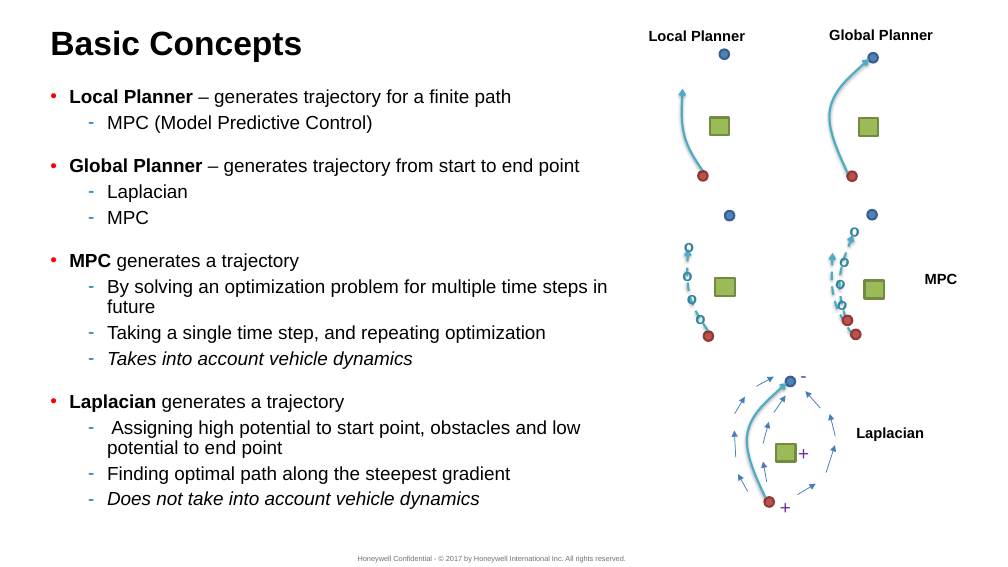
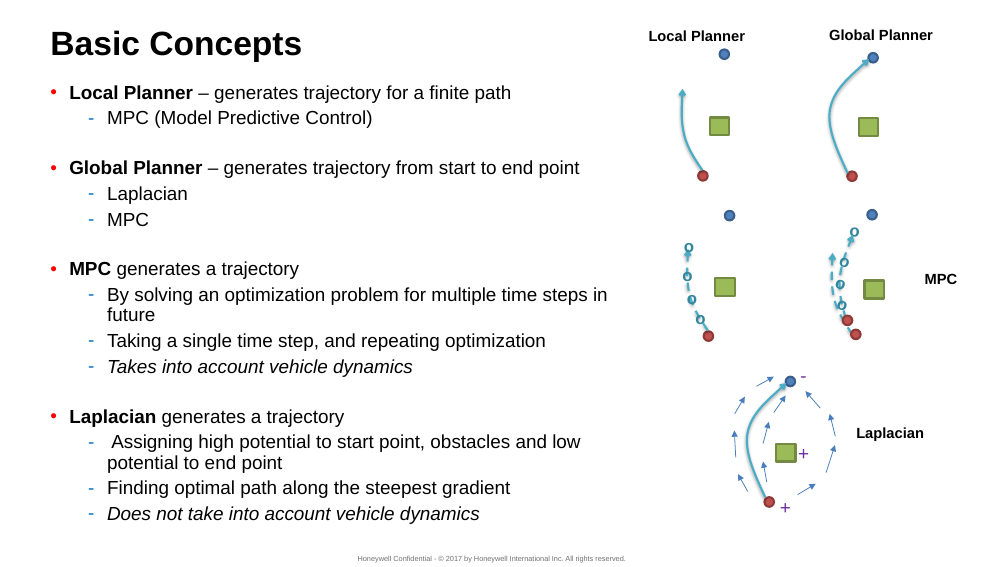
Before and after one commit to suvoganguli/TrajGen, a slide deck: slide 4 of slides/Final Review - Trajectory Generation.pptx. Drawn at 1008x567 pixels with LibreOffice and Linux fonts; fonts in the diff are those of the drawing; background and template pictures are left out. Boxes give left, top, right and bottom in pixels: in the first picture for what was removed or moved away, otherwise in the second. Text is boxed around its words. In the diff, an @@ line names an element or a change of style, - is before the commit and + after.

```diff
--- a/slides/Final Review - Trajectory Generation.pptx
+++ b/slides/Final Review - Trajectory Generation.pptx
@@ text at (x1=107, y1=110, x2=413, y2=377): more space between paragraphs @@
```
Also in this commit, not shown: 1 other slide changed.
